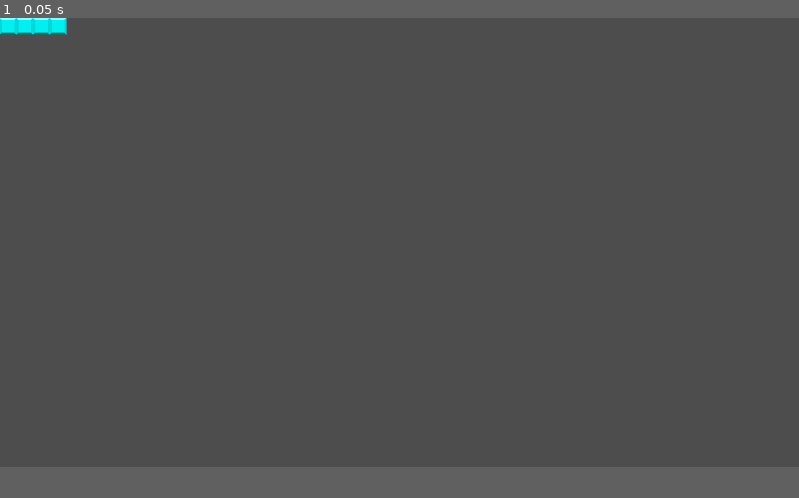
Above: before the commit, frame 1.
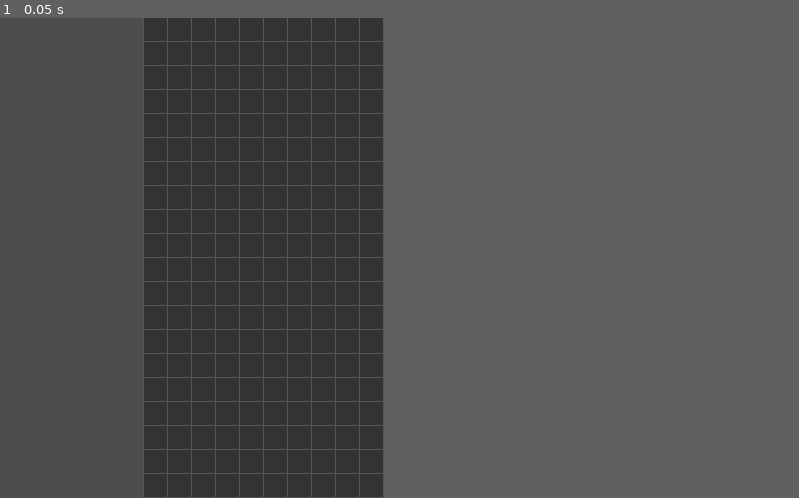
Above: after the commit, the same moment.

Repository: clone-tris/godotris
Game: Godot game, scene res://src/screens/game/Game.tscn
Same seed, same stepped clock (60 frames per second), same inputs: the game is played once before the commit and once after it.
Inputs:
- Up to frame 1 (0.05 s): no input
In our replay, the window is 799x449 before the commit and 384x480 after it. These sizes can differ from the game's own. Grey fills any space a smaller window leaves; there, only what the larger window draws over its background counts as a difference.

The runs differ from the first frame. In frame 1, 28% of the frame differs, in the area x 0-49%, y 0-100%.

Commit message:
test drawGrid

Diff:
--- a/project.godot
+++ b/project.godot
@@ -15,6 +15,11 @@
 config/features=PackedStringArray("4.7", "GL Compatibility")
 config/icon="res://icon.svg"
 
+[display]
+
+window/size/viewport_width=384
+window/size/viewport_height=480
+
 [physics]
 
 3d/physics_engine="Jolt Physics"
--- a/src/screens/game/Game.gd
+++ b/src/screens/game/Game.gd
@@ -2,12 +2,16 @@
 
 
 func _ready() -> void:
-	var squares = [
-		Square.create(Vector2i(0, 0), Colors.TETROMINO_CYAN),
-		Square.create(Vector2i(1, 0), Colors.TETROMINO_CYAN),
-		Square.create(Vector2i(2, 0), Colors.TETROMINO_CYAN),
-		Square.create(Vector2i(3, 0), Colors.TETROMINO_CYAN),
-	]
+  # var squares = [
+  # 	Square.create(Vector2i(0, 0), Colors.TETROMINO_CYAN),
+  # 	Square.create(Vector2i(1, 0), Colors.TETROMINO_CYAN),
+  # 	Square.create(Vector2i(2, 0), Colors.TETROMINO_CYAN),
+  # 	Square.create(Vector2i(3, 0), Colors.TETROMINO_CYAN),
+  # ]
 
-	for s in squares:
-		add_child(s)
+  # for s in squares:
+  # 	add_child(s)
+  pass
+
+func _draw() -> void:
+  Painter.drawGuide(self, Rect2(Vector2(Config.SIDEBAR_WIDTH, 0), Vector2(Config.WAR_ZONE_WIDTH, Config.CANVAS_HEIGHT)))
